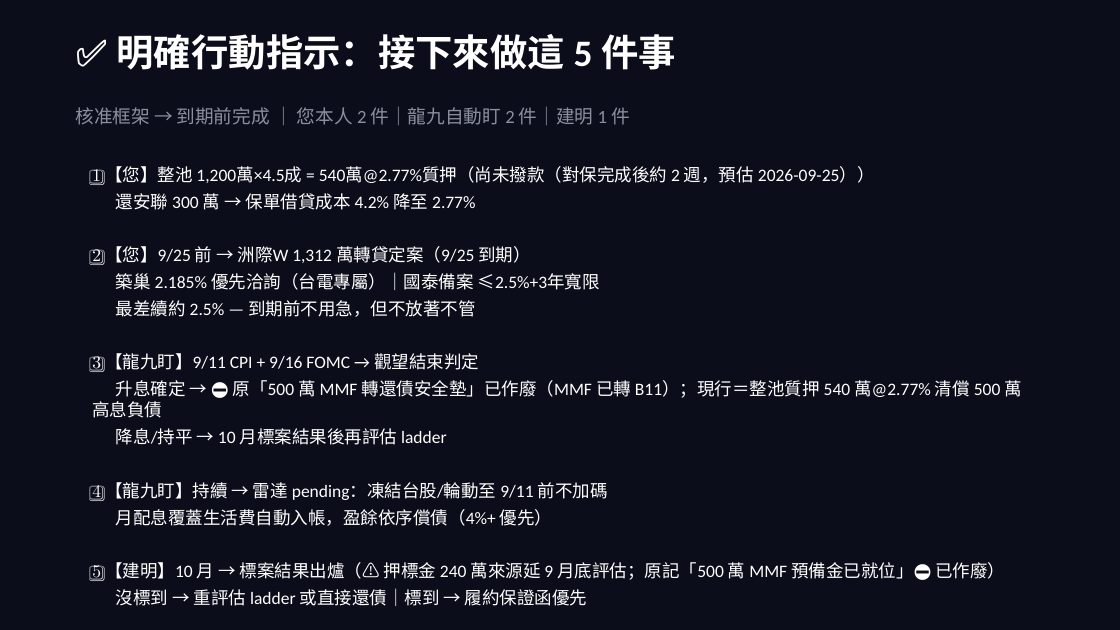
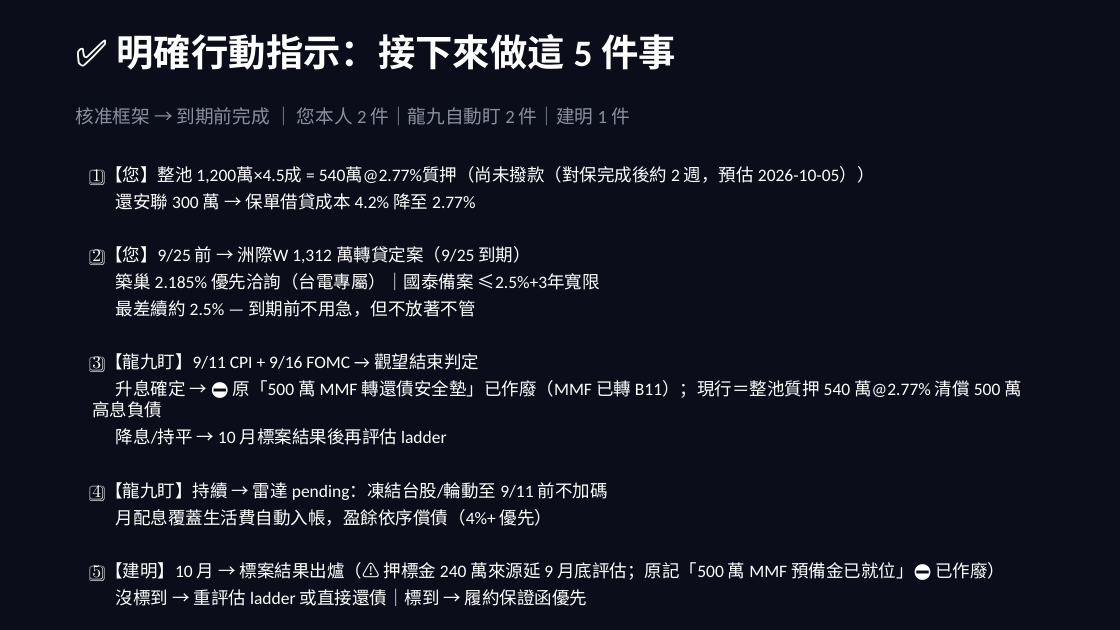
Before and after one commit to b0988321088/longjiu-dashboard-2, a slide deck: slide 10 of grand_pivot_deck.pptx. Drawn at 1120x630 pixels with LibreOffice and Linux fonts; fonts in the diff are those of the drawing. Boxes give left, top, right and bottom in pixels: in the first picture for what was removed or moved away, otherwise in the second. Text is boxed around its words. In the diff, an @@ line names an element or a change of style, - is before the commit and + after.

```diff
--- a/grand_pivot_deck.pptx
+++ b/grand_pivot_deck.pptx
@@ text at [92,166,875,185]: text changed @@
-1️⃣ 【您】整池 1,200萬×4.5成 = 540萬@2.77%質押（尚未撥款（對保完成後約 2 週，預估 2026-09-25））
+1️⃣ 【您】整池 1,200萬×4.5成 = 540萬@2.77%質押（尚未撥款（對保完成後約 2 週，預估 2026-10-05））
```
Also in this commit, not shown: 9 other slides changed, 1 other file.
